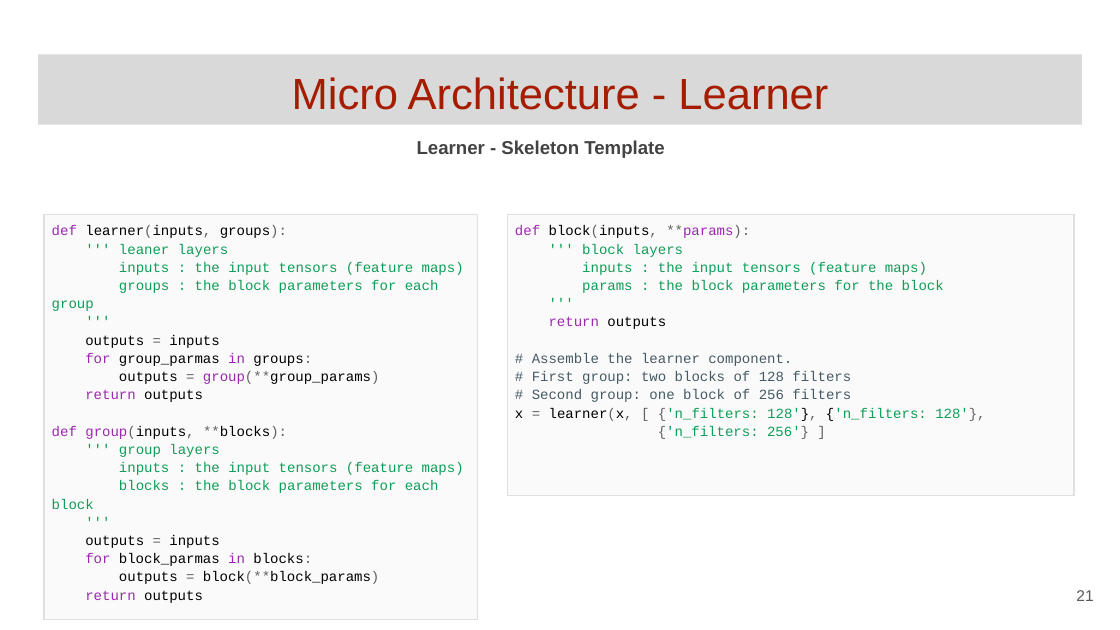
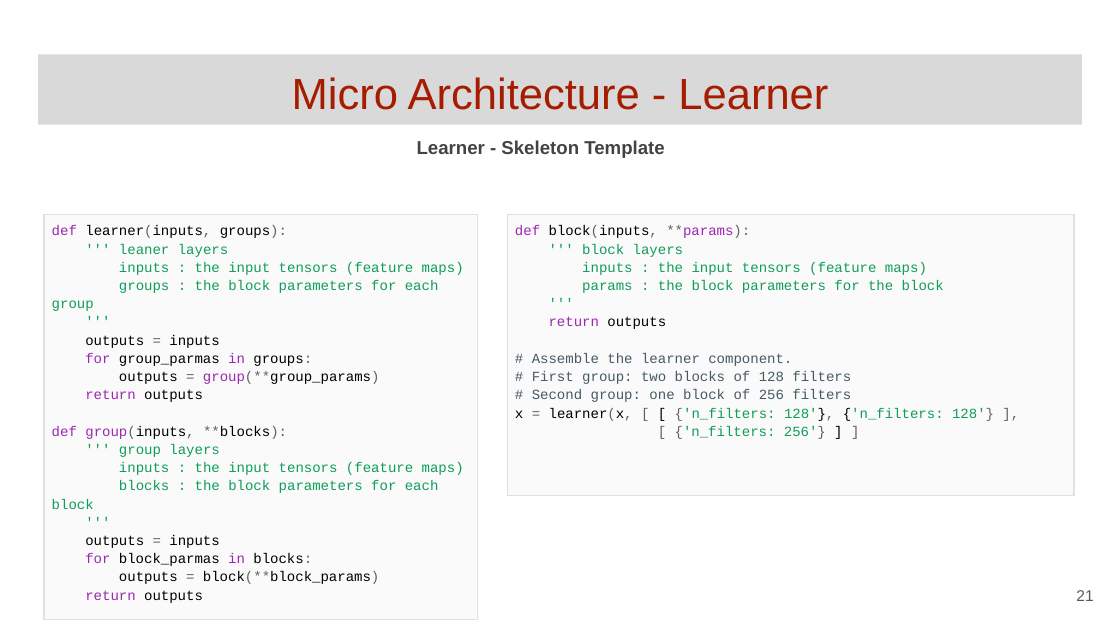
Before and after one commit to GoogleCloudPlatform/keras-idiomatic-programmer, a slide deck: slide 21 of books/deep-learning-design-patterns/Workshops/Junior/Deep Learning Design Patterns - Workshop - Chapter 1.pptx. Drawn at 1120x630 pixels with LibreOffice and Linux fonts; fonts in the diff are those of the drawing. Boxes give left, top, right and bottom in pixels: in the first picture for what was removed or moved away, otherwise in the second. Text is boxed around its words. In the diff, an @@ line names an element or a change of style, - is before the commit and + after.

```diff
--- a/books/deep-learning-design-patterns/Workshops/Junior/Deep Learning Design Patterns - Workshop - Chapter 1.pptx
+++ b/books/deep-learning-design-patterns/Workshops/Junior/Deep Learning Design Patterns - Workshop - Chapter 1.pptx
@@ table at <box>507,214,1074,581</box> @@
-row 1, column 1: def block(inputs, **params): / ''' block layers / inputs : the input tensors (feature maps) / params : the block parameters for the block / ''' / return outputs / # Assemble the learner component. / # First group: two blocks of 128 filters / # Second group: one block of 256 filters / x = learner(x, [ {'n_filters: 128'}, {'n_filters: 128'}, / {'n_filters: 256'} ]
+row 1, column 1: def block(inputs, **params): / ''' block layers / inputs : the input tensors (feature maps) / params : the block parameters for the block / ''' / return outputs / # Assemble the learner component. / # First group: two blocks of 128 filters / # Second group: one block of 256 filters / x = learner(x, [ [ {'n_filters: 128'}, {'n_filters: 128'} ], / [ {'n_filters: 256'} ] ]
```
Also in this commit, not shown: 9 other slides changed.
